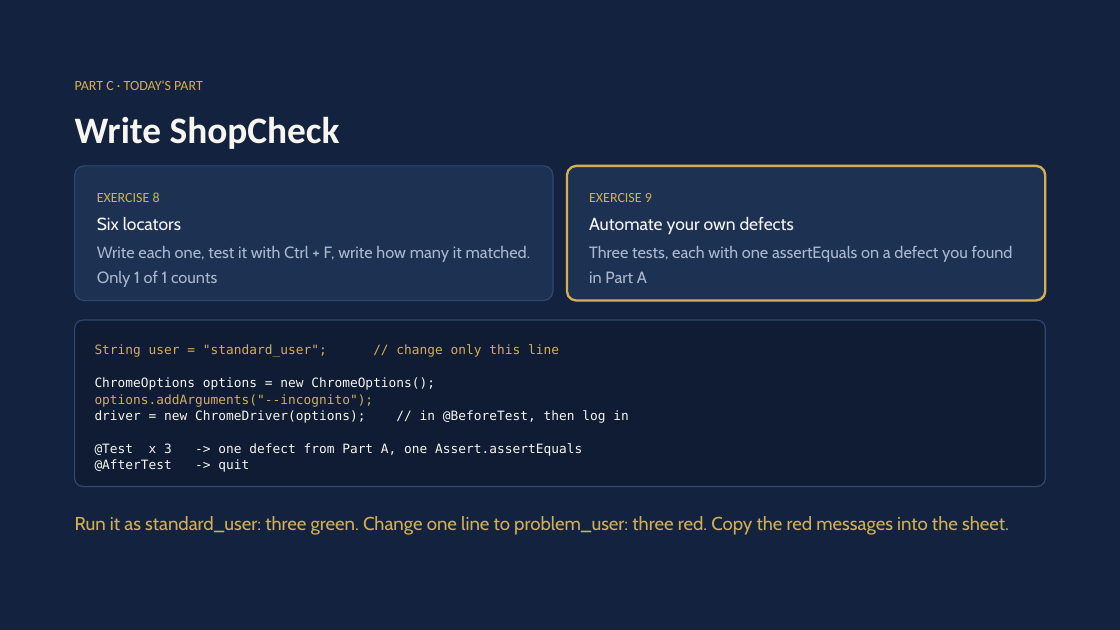
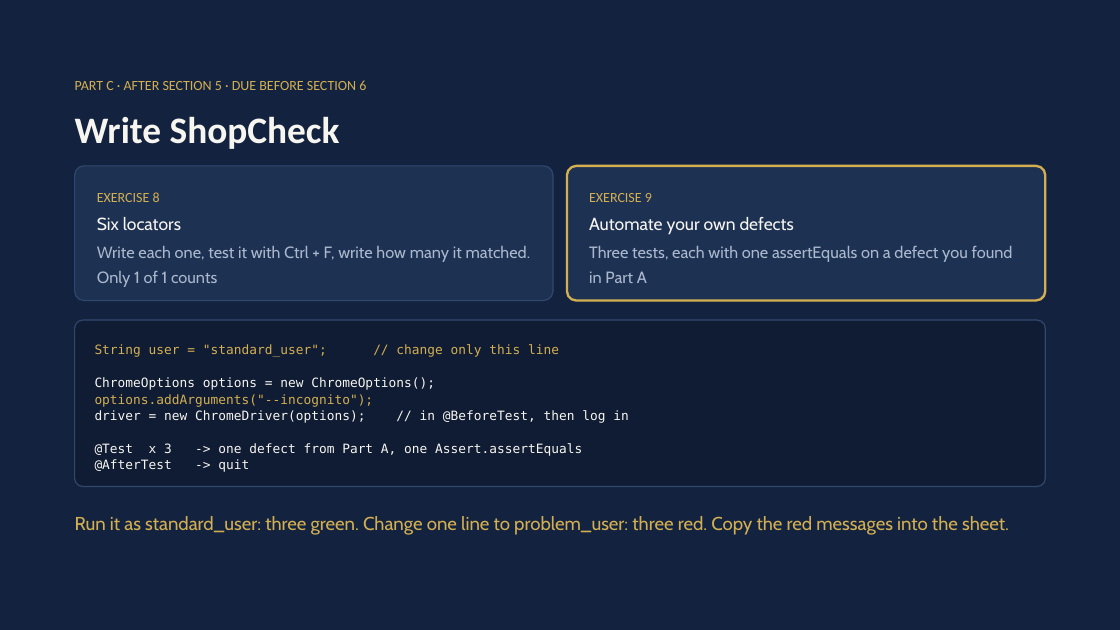
Before and after one commit to MohamedShehab280/software-testing, a slide deck: slide 20 of week-04/Week 4 - Locators and Assertions.pptx. Drawn at 1120x630 pixels with LibreOffice and Linux fonts; fonts in the diff are those of the drawing. Boxes give left, top, right and bottom in pixels: in the first picture for what was removed or moved away, otherwise in the second. Text is boxed around its words. In the diff, an @@ line names an element or a change of style, - is before the commit and + after.

Commit message:
Weeks 3-4 task: hand in twice, Part C after section 5
CSS, XPath and assertEquals move to the start of section 5, so Part C is
due before section 6. Parts A and B are still due before section 5.

```diff
--- a/week-04/Week 4 - Locators and Assertions.pptx
+++ b/week-04/Week 4 - Locators and Assertions.pptx
@@ text at <box>75,80,366,90</box>: text changed @@
-PART C · TODAY'S PART
+PART C · AFTER SECTION 5 · DUE BEFORE SECTION 6
```
Also in this commit, not shown: 2 other slides changed, 1 slide added, 1 slide removed, 3 other files.
